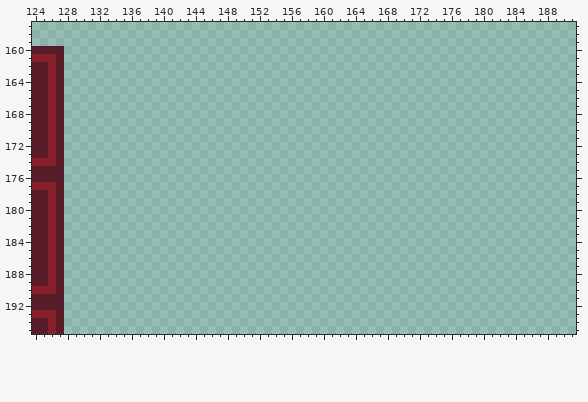
A pixel-art file gets an edit: BurningKnight/Content/Animations/library_biome.ase. Above is the file before it was changed.
192x240 pixels, 1 frame. Shown: x 124..191, y 157..195.
And afterwards:
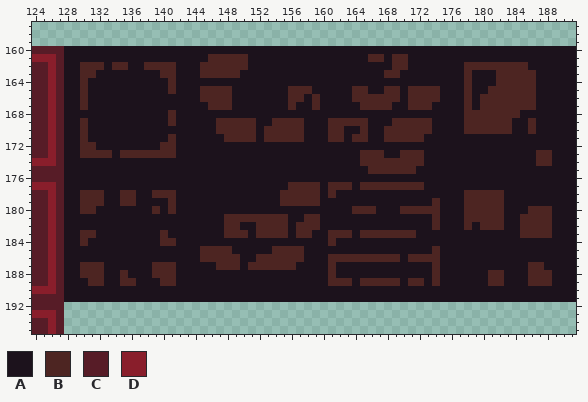
Palette (. is transparent): A #1c121c  B #4d2522  C #571c27  D #891e2b
The exact change:
y 160: x 128..191 ................................................................ -> AAAAAAAAAAAAAAAAAAAAAAAAAAAAAAAAAAAAAAAAAAAAAAAAAAAAAAAAAAAAAAAA
y 161: x 128..191 ................................................................ -> AAAAAAAAAAAAAAAAAABBBBBAAAAAAAAAAAAAAABBABBAAAAAAAAAAAAAAAAAAAAA
y 162: x 128..191 ................................................................ -> AABBBABBAABBBBAAABBBBBBAAAAAAAAAAAAAAAAAABBAAAAAAABBBBBBBBAAAAAA
y 163: x 128..191 ................................................................ -> AABBAAAAAAAABBAAABBBBBAAAAAAAAAAAAAAAAAABBAAAAAAAABAAABBBBBAAAAA
y 164: x 128..191 ................................................................ -> AABAAAAAAAAAABAAAAAAAAAAAAAAAAAAAAAAAAAAAAAAAAAAAABAAABBBBBAAAAA
y 165: x 128..191 ................................................................ -> AABAAAAAAAAAABAAABBBBAAAAAAABBBAAAAABBAABBABBBBAAABAABBBBBBAAAAA
y 166: x 128..191 ................................................................ -> AABAAAAAAAAAAAAAABBBBAAAAAAABBABAAAABBBBBBABBBBAAABABBBBBBBAAAAA
y 167: x 128..191 ................................................................ -> AABAAAAAAAAAAAAAAABBBAAAAAAABAABAAAAABBBBAABBBAAAABABBBBBBBAAAAA
y 168: x 128..191 ................................................................ -> AAAAAAAAAAAAABAAAAAAAAAAAAAAAAAAAAAAAAAAAAAAAAAAAABBBBBBBAAAAAAA
y 169: x 128..191 ................................................................ -> AABAAAAAAAAAABAAAAABBBBBAABBBBAAABBBBBAAABBBBBAAAABBBBBBAABAAAAA
y 170: x 128..191 ................................................................ -> AABAAAAAAAAAAAAAAAABBBBBABBBBBAAABBAABAABBBBBBAAAABBBBBBAABAAAAA
y 171: x 128..191 ................................................................ -> AABAAAAAAAAAABAAAAAABBBBABBBBBAAABBABBAABBBBBAAAAAAAAAAAAAAAAAAA
y 172: x 128..191 ................................................................ -> AABBAAAAAAAABBAAAAAAAAAAAAAAAAAAAAAAAAAAAAAAAAAAAAAAAAAAAAAAAAAA
y 173: x 128..191 ................................................................ -> AABBBBABBBBBBBAAAAAAAAAAAAAAAAAAAAAAABBBAABBBAAAAAAAAAAAAAABBAAA
y 174: x 128..191 ................................................................ -> AAAAAAAAAAAAAAAAAAAAAAAAAAAAAAAAAAAAABBBBBBBBAAAAAAAAAAAAAABBAAA
y 175: x 128..191 ................................................................ -> AAAAAAAAAAAAAAAAAAAAAAAAAAAAAAAAAAAAAABBBBBBAAAAAAAAAAAAAAAAAAAA
y 176: x 128..191 ................................................................ -> AAAAAAAAAAAAAAAAAAAAAAAAAAAAAAAAAAAAAAAAAAAAAAAAAAAAAAAAAAAAAAAA
y 177: x 128..191 ................................................................ -> AAAAAAAAAAAAAAAAAAAAAAAAAAAABBBBABBBABBBBBBBBAAAAAAAAAAAAAAAAAAA
y 178: x 128..191 ................................................................ -> AABBBAABBAABBBAAAAAAAAAAAAABBBBBABAAAAAAAAAAAAAAAABBBBBAAAAAAAAA
y 179: x 128..191 ................................................................ -> AABBBAABBAAAABAAAAAAAAAAAAABBBBBAAAAAAAAAAAAAABAAABBBBBAAAAAAAAA
y 180: x 128..191 ................................................................ -> AABBAAAAAAABABAAAAAAAAAAAAAAAAAAAAAABBBAAABBBBBAAABBBBBAAABBBAAA
y 181: x 128..191 ................................................................ -> AAAAAAAAAAAAAAAAAAAABBBBBBBBAABBAAAAAAAAAAAAAABAAABBBBBAABBBBAAA
y 182: x 128..191 ................................................................ -> AAAAAAAAAAAAAAAAAAAABBAABBBBABBBAAAAAAAAAAAAAABAAABABBBAABBBBAAA
y 183: x 128..191 ................................................................ -> AABBAAAAAAAABAAAAAAABBBABBBBABBAABBBABBBBBBBAAAAAAAAAAAAABBBBAAA
y 184: x 128..191 ................................................................ -> AABAAAAAAAAABBAAAAAAAAAAAAAAAAAAABAAAAAAAAAAAAAAAAAAAAAAAAAAAAAA
y 185: x 128..191 ................................................................ -> AAAAAAAAAAAAAAAAABBBBAAAAABBBBAAAAAAAAAAAAAAAABAAAAAAAAAAAAAAAAA
y 186: x 128..191 ................................................................ -> AAAAAAAAAAAAAAAAABBBBBAABBBBBBAAABBBBBBBBBABBBBAAAAAAAAAAAAAAAAA
y 187: x 128..191 ................................................................ -> AABBBAAAAAABBBAAAAABBBABBBBBBAAAABAAAAAAAAAAAABAAAAAAAAAAABBAAAA
y 188: x 128..191 ................................................................ -> AABBBAABAAABBBAAAAAAAAAAAAAAAAAAABAAAAAAAAAAAABAAAAAABBAAABBBAAA
y 189: x 128..191 ................................................................ -> AAABBAABBAAABBAAAAAAAAAAAAAAAAAAABBBABBBBBABBABAAAAAABBAAABBBAAA
y 190..191: x 128..191 ................................................................ -> AAAAAAAAAAAAAAAAAAAAAAAAAAAAAAAAAAAAAAAAAAAAAAAAAAAAAAAAAAAAAAAA
